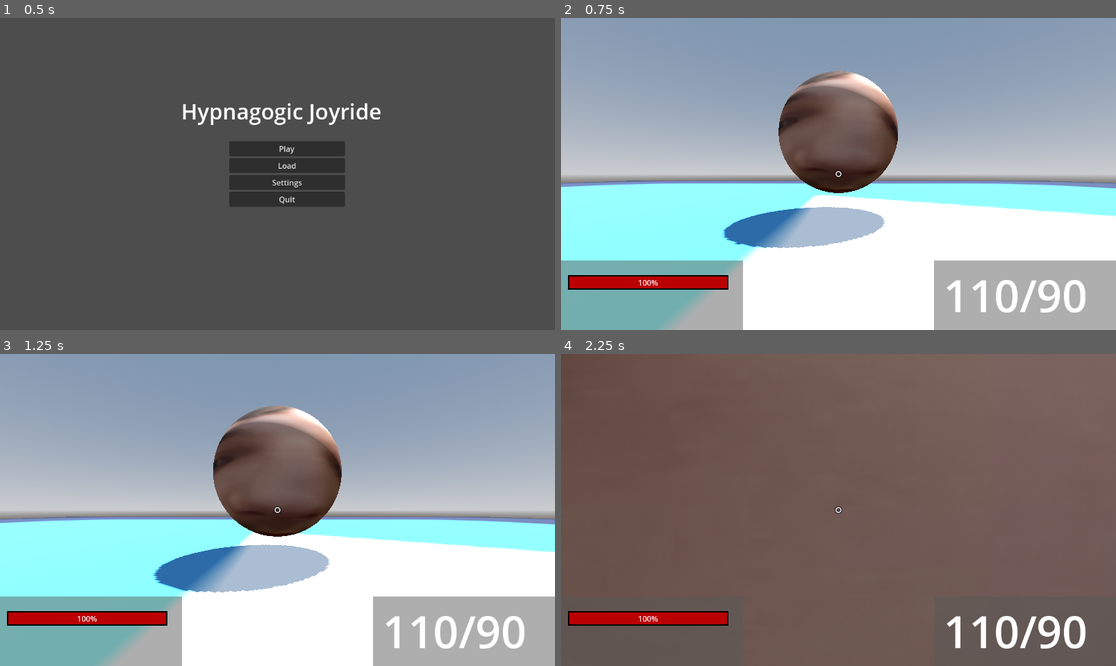
Above: before the commit, frames 1-4 (two rows, left to right).
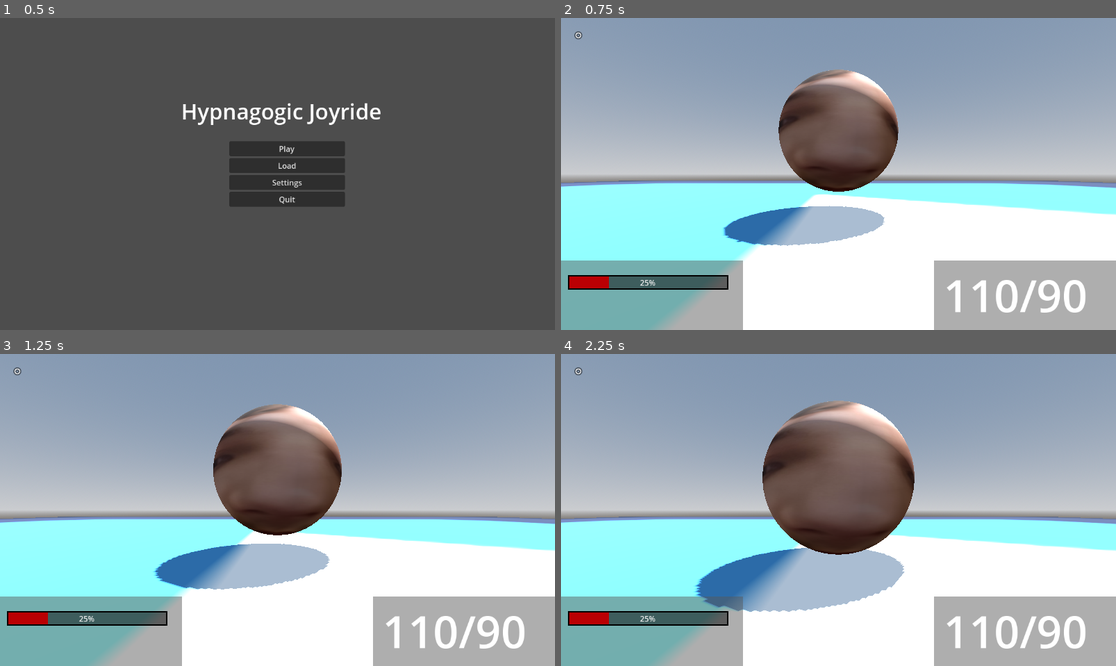
Above: after the commit, the same moments.

Repository: felipepreuss/projeto-ezequiel
Game: Godot game, scene res://Scenes/menu.tscn
Same seed, same stepped clock (60 frames per second), same inputs: the game is played once before the commit and once after it. The engine's default icon, where the game draws it, is replaced by a stand-in: a white triangle on a blue panel in a dark square.
Inputs (mouse positions are in pixels of both pictures, inside the frame that each line leads up to):
- Up to frame 1 (0.5 s): no input
- Up to frame 2 (0.75 s): click "Play" at 0.5 s
- Up to frame 3 (1.25 s): no input
- Up to frame 4 (2.25 s): move the mouse to (866, 510) at 1.27 s; hold W (Forward) from 1.28 s (still down); click (866, 510) at 1.35 s; tap Space (Jump) at 1.52 s; move the mouse to (810, 510) at 2.02 s; click (810, 510) at 2.1 s

Frame 1 is identical in both runs. In frame 2, 2.4% of the frame differs, in the area x 0-100%, y 4-87%; in frame 3, 2.4%; in frame 4, 93%, in the area x 0-100%, y 0-100%.
Error after the commit: Parse Error: Preload file "res://Scenes/bala.tscn" does not exist. (res://Script/p_.gd:9)

Commit message:
Add files via upload

Diff:
--- /dev/null
+++ b/Script/bala.gd
@@ -0,0 +1,9 @@
+extends CharacterBody3D
+
+var speed = 80
+
+func _process(delta: float) -> void:
+	position += transform.basis * Vector3(0,0,-speed) * delta
+
+func _on_bullet_lifetime_timeout() -> void:
+	queue_free()
--- a/Script/p_.gd
+++ b/Script/p_.gd
@@ -6,12 +6,14 @@
 const SPEED = 5.0
 const JUMP_VELOCITY = 4.5
 
+var bala = preload("res://Scenes/bala.tscn")
+@onready var pos = $headd/weapon/bullet_pos
+
 const SENSITIVITY = 0.003
 
 var life_value = 200
-# Called when the node enters the scene tree for the first time.
+
 var strafe_rotation = 1
-
 
 
 func _ready():
@@ -19,13 +21,14 @@
 	Input.set_mouse_mode(Input.MOUSE_MODE_CAPTURED)
 	crosshair.position.x = get_viewport().size.x /2 - 36 # Replace with function body.
 	crosshair.position.y = get_viewport().size.y /2 - 36
+
 func _unhandled_input(event):
 	if event is InputEventMouseMotion:
 		Head.rotate_y(-event.relative.x * SENSITIVITY)
 		Camera.rotate_x(-event.relative.y * SENSITIVITY)
 		Camera.rotation.x = clamp(Camera.rotation.x, -deg_to_rad(70), deg_to_rad(70))
+
 func _physics_process(delta: float) -> void:
-	# Add the gravity.
 	if Input.is_action_pressed("Left"):
 		Camera.rotate_z(deg_to_rad(strafe_rotation))
 
@@ -59,3 +62,10 @@
 		velocity.x = move_toward(velocity.x, 0, SPEED)
 		velocity.z = move_toward(velocity.z, 0, SPEED)
 	move_and_slide()
+
+	#atirar
+	if Input.is_action_just_pressed("Left-Click"):
+		var bullet = bala.instantiate()
+		bullet.position = pos.global_position
+		bullet.transform.basis = pos.global_transform.basis
+		get_parent().add_child(bullet)
Not shown, added: Script/bala.gd.uid
